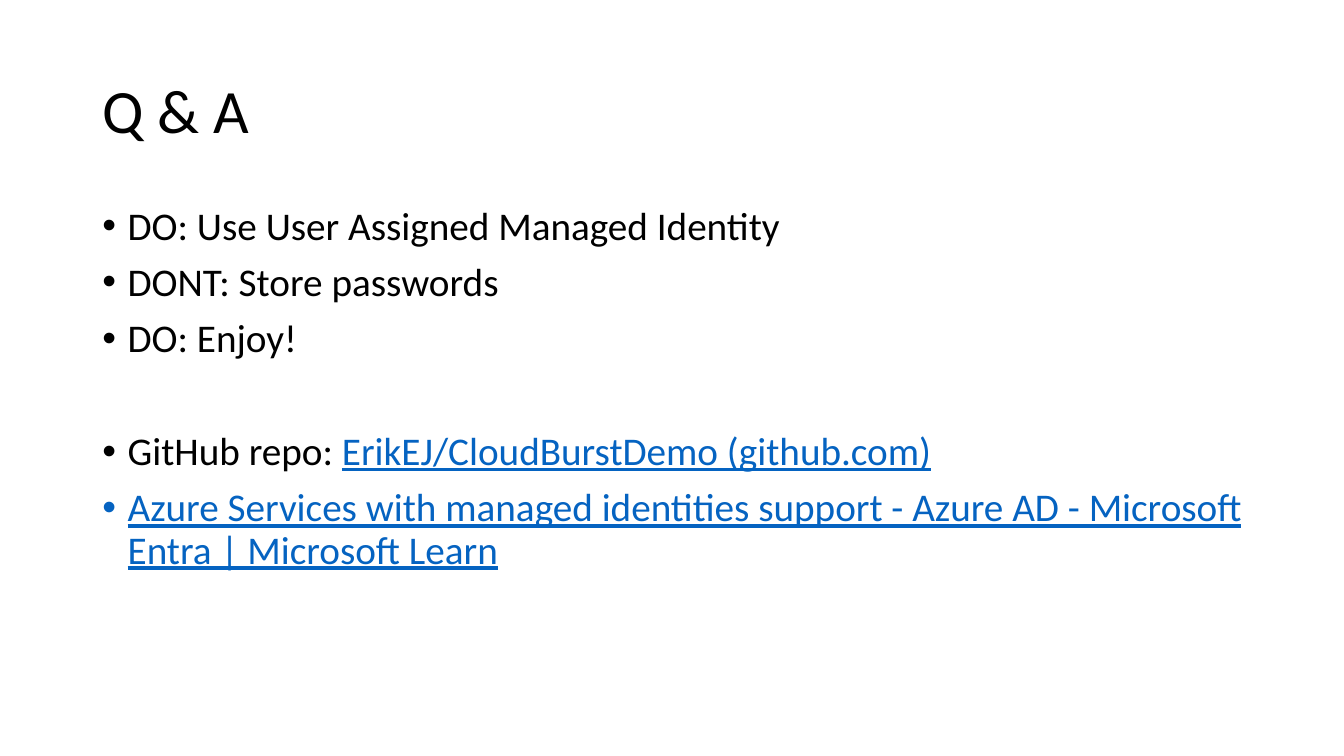
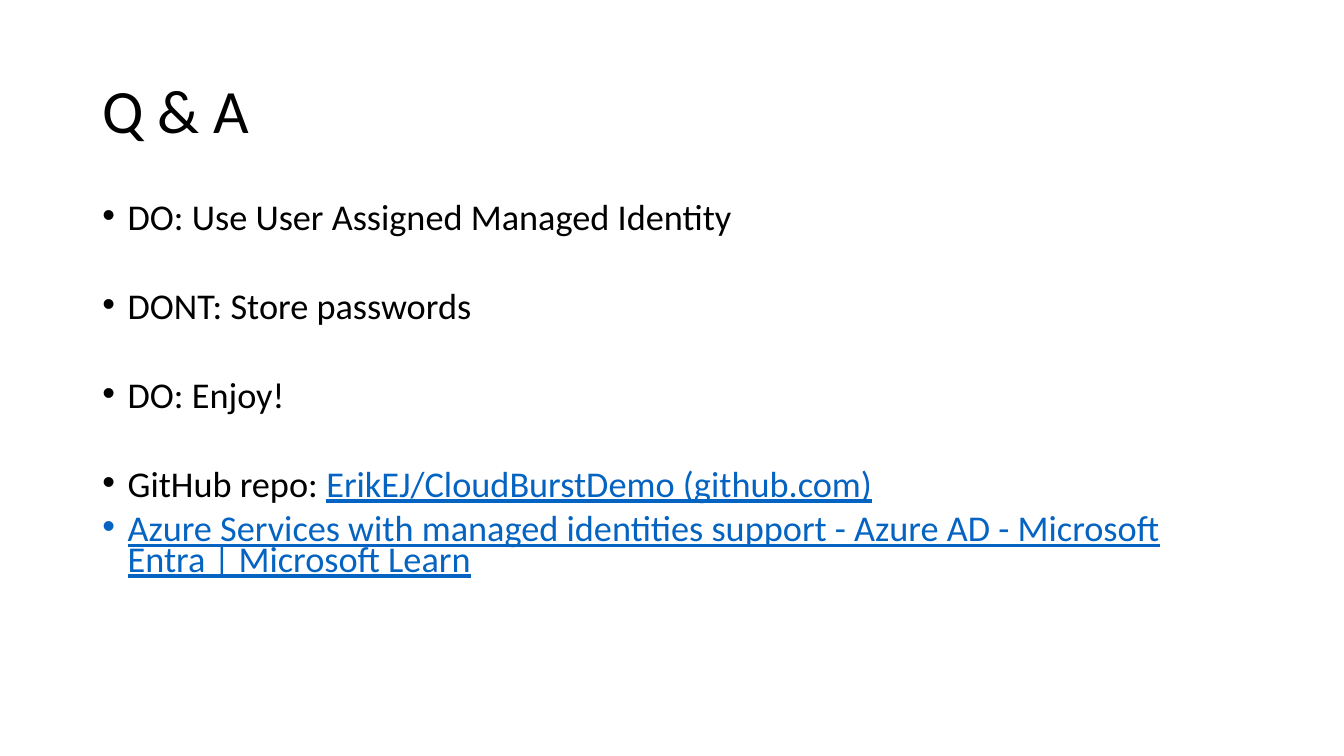
Before and after one commit to ErikEJ/CloudBurstDemo, a slide deck: slide 8 of ManagedIdentity.pptx. Drawn at 1344x756 pixels with LibreOffice and Linux fonts; fonts in the diff are those of the drawing. Boxes give left, top, right and bottom in pixels: in the first picture for what was removed or moved away, otherwise in the second. Text is boxed around its words. In the diff, an @@ line names an element or a change of style, - is before the commit and + after.

```diff
--- a/ManagedIdentity.pptx
+++ b/ManagedIdentity.pptx
@@ text "DO: Use User Assigned Managed ..." at (128, 204, 1159, 578): size 28 to 25.9 pt; line spacing 0.9 to 0.7 @@
```
Also in this commit, not shown: 1 other slide changed, 3 other files.
